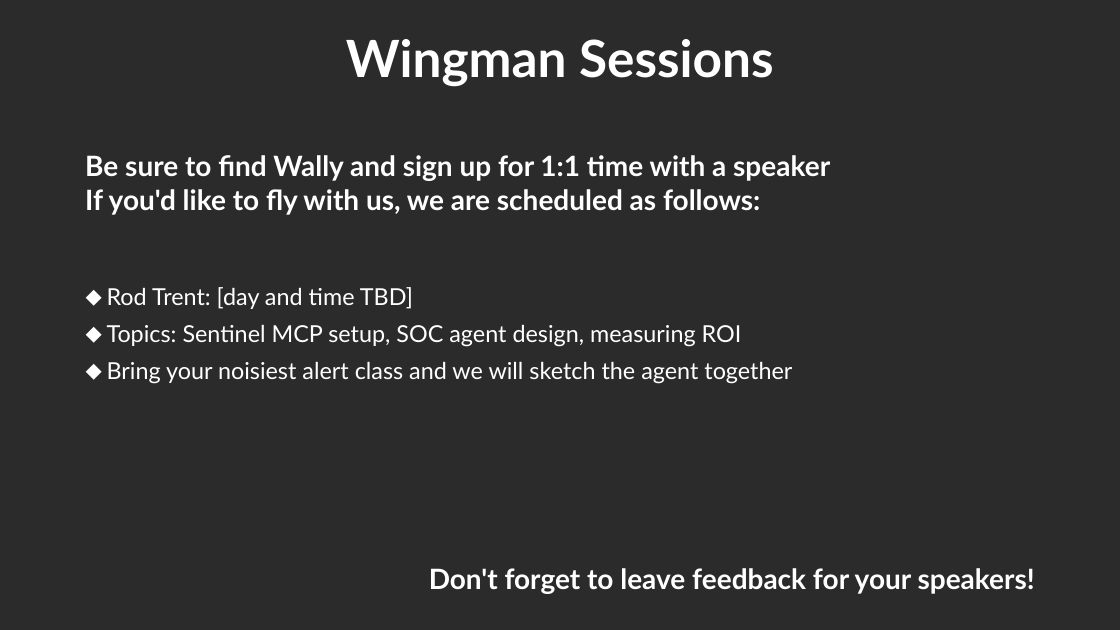
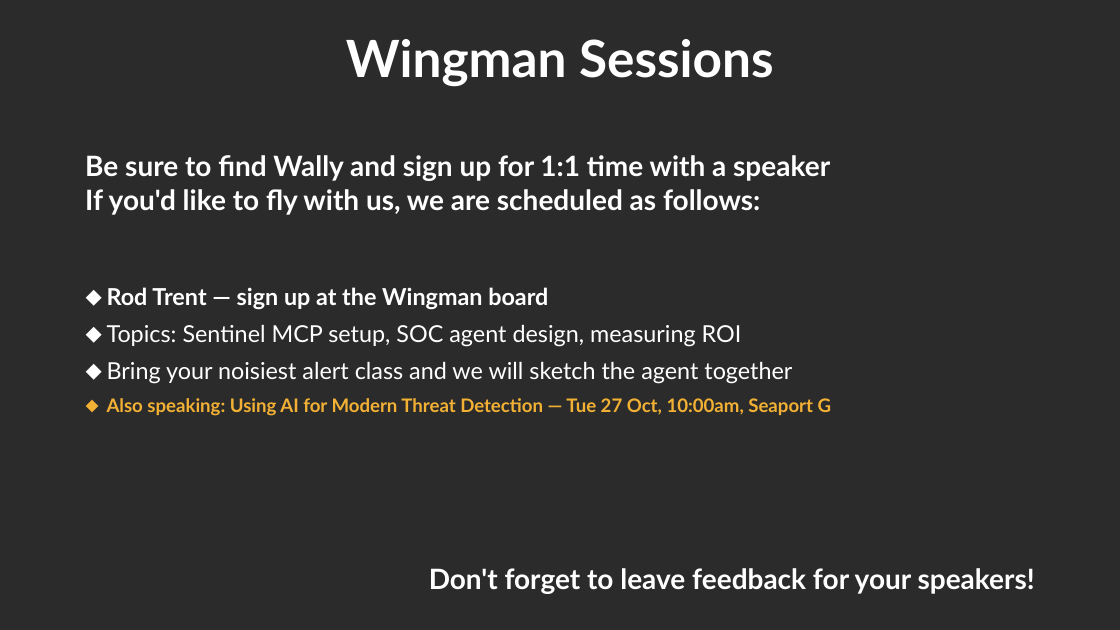
Before and after one commit to rod-trent/MMSMOA, a slide deck: slide 24 of SlideDecks/Empowering SOC Teams - MMS Midway 2026.pptx. Drawn at 1120x630 pixels with LibreOffice and Linux fonts; fonts in the diff are those of the drawing; background and template pictures are left out; a plain dark background stands for a picture behind light text. Boxes give left, top, right and bottom in pixels: in the first picture for what was removed or moved away, otherwise in the second. Text is boxed around its words. In the diff, an @@ line names an element or a change of style, - is before the commit and + after.

```diff
--- a/SlideDecks/Empowering SOC Teams - MMS Midway 2026.pptx
+++ b/SlideDecks/Empowering SOC Teams - MMS Midway 2026.pptx
@@ text at bbox=[107, 287, 548, 310]: text changed; bold on @@
-⬥ Rod Trent: [day and time TBD]
+⬥ Rod Trent — sign up at the Wingman board
@@ text at bbox=[107, 398, 832, 416]: paragraph added @@
+⬥ Also speaking: Using AI for Modern Threat Detection — Tue 27 Oct, 10:00am, Seaport G
```
Also in this commit, not shown: 1 other file.
